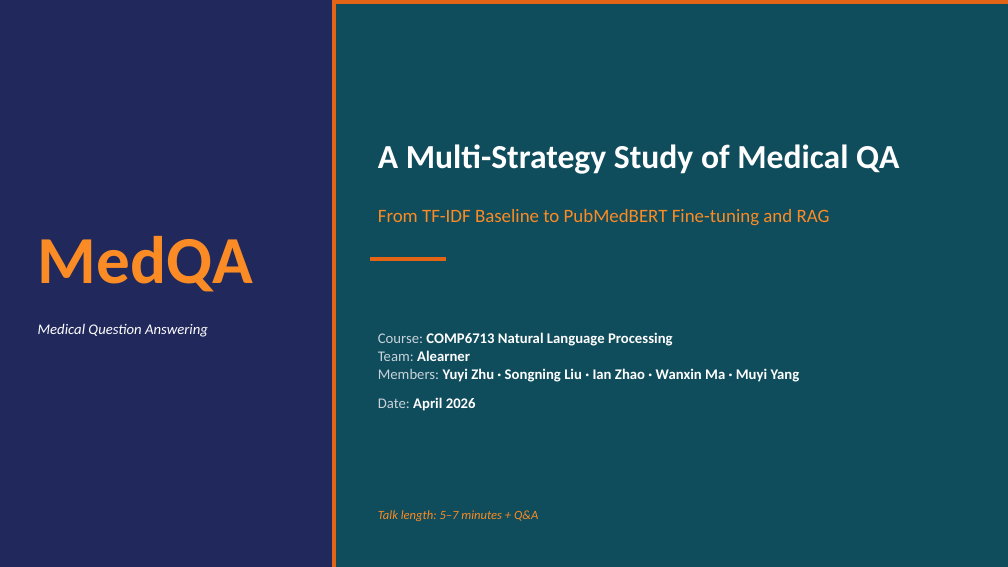
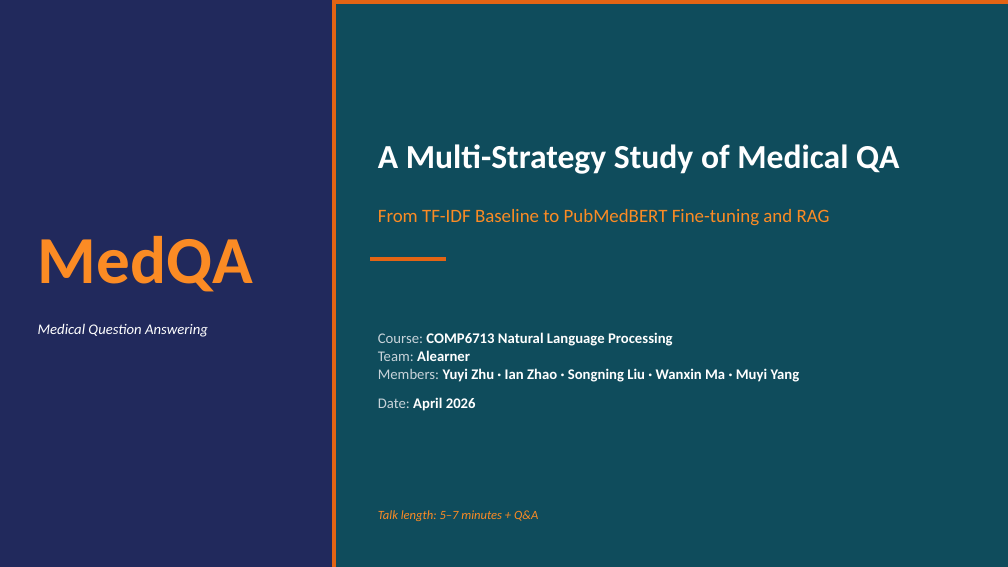
Before and after one commit to Mio812/comp6713-medqa, a slide deck: slide 1 of 6713_pre_final.pptx. Drawn at 1008x567 pixels with LibreOffice and Linux fonts; fonts in the diff are those of the drawing. Boxes give left, top, right and bottom in pixels: in the first picture for what was removed or moved away, otherwise in the second. Text is boxed around its words. In the diff, an @@ line names an element or a change of style, - is before the commit and + after.

```diff
--- a/6713_pre_final.pptx
+++ b/6713_pre_final.pptx
@@ text at <box>378,332,800,411</box>: text changed @@
-Course: COMP6713 Natural Language Processing
-Team: Alearner
-Members: Yuyi Zhu · Songning Liu · Ian Zhao · Wanxin Ma · Muyi Yang
-Date: April 2026
+Course: COMP6713 Natural Language Processing
+Team: Alearner
+Members: Yuyi Zhu · Ian Zhao · Songning Liu · Wanxin Ma · Muyi Yang
+Date: April 2026
```
Also in this commit, not shown: 2 other files.
